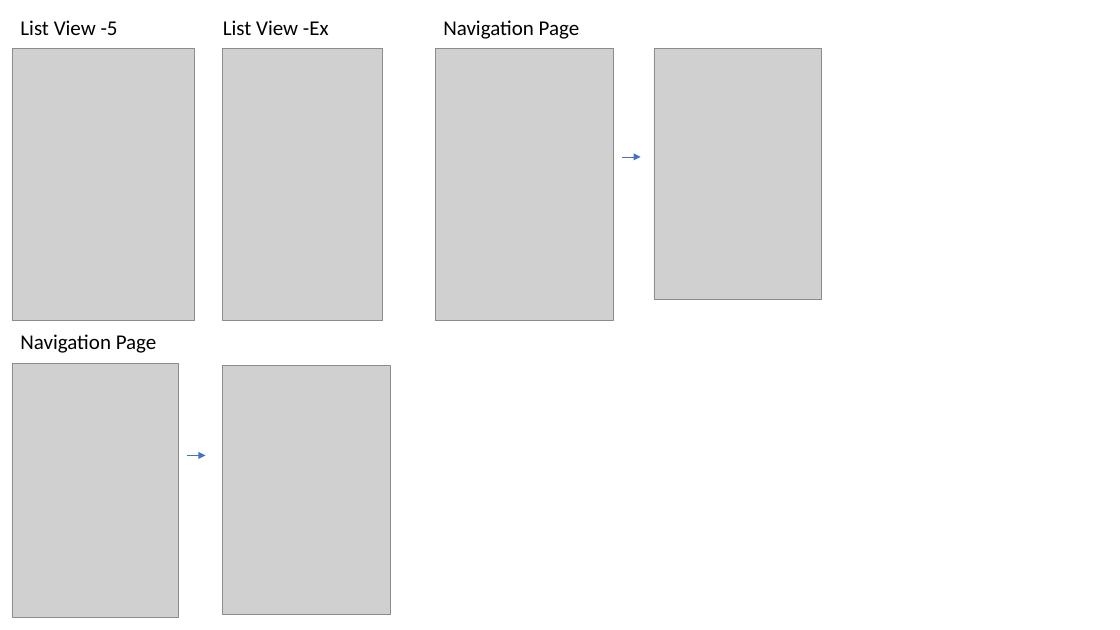
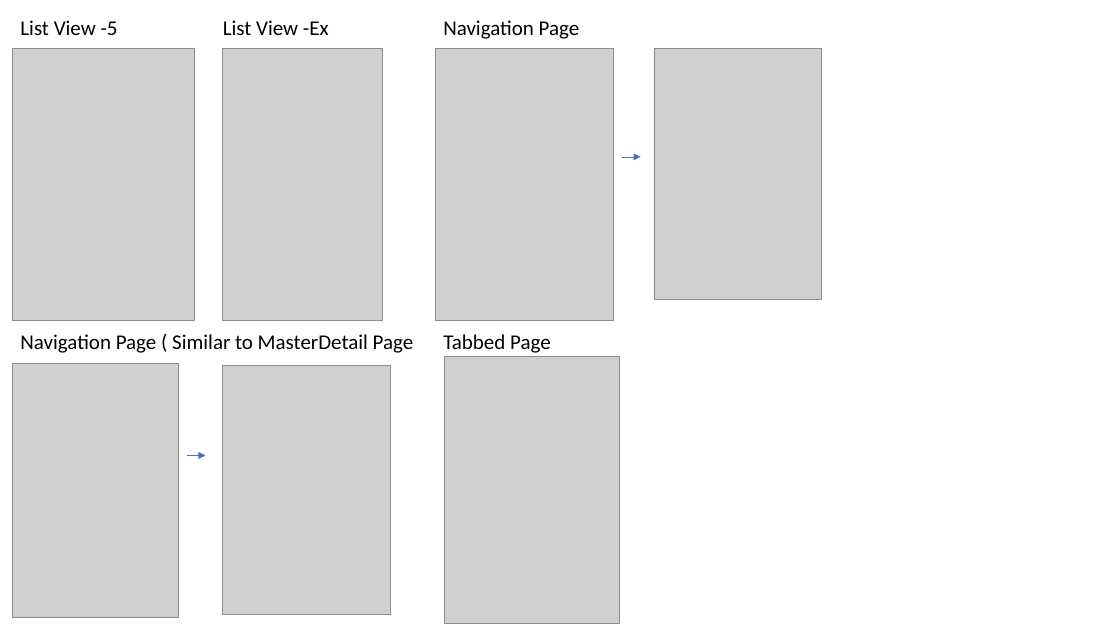
Before and after one commit to jinibyun/Xamarin-udemy2, a slide deck: slide 1 of Excersie Screen Capture.pptx. Drawn at 1120x630 pixels with LibreOffice and Linux fonts; fonts in the diff are those of the drawing; grey boxes stand for pictures. Boxes give left, top, right and bottom in pixels: in the first picture for what was removed or moved away, otherwise in the second. Text is boxed around its words. In the diff, an @@ line names an element or a change of style, - is before the commit and + after.

```diff
--- a/Excersie Screen Capture.pptx
+++ b/Excersie Screen Capture.pptx
@@ text at (20,334,414,353): text changed @@
-Navigation Page
+Navigation Page ( Similar to MasterDetail Page
@@ text added at (443,334,551,353), 18 pt, text #000000 @@
+Tabbed Page
@@ picture added at (444,356,619,623) @@
```
